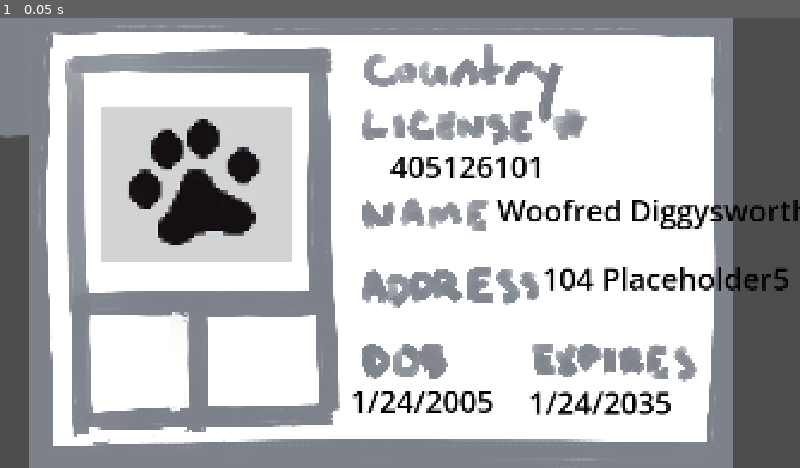
Above: before the commit, frame 1.
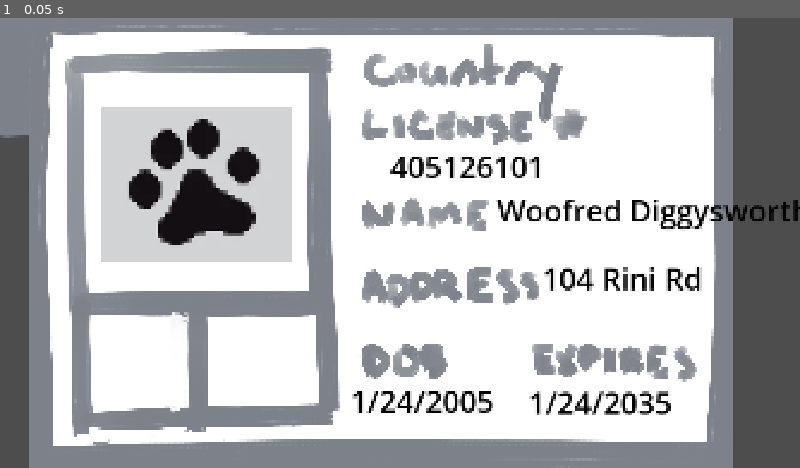
Above: after the commit, the same moment.

Repository: benjamin051000/ruff-night-out
Game: Godot game, scene res://tests/testidcheck.tscn
Two runs of this game, one before a commit and one after it. Both use one fixed random seed, a clock stepped at 60 frames per second and the inputs below. This scene is started directly instead of the project's main scene.
Inputs:
- Up to frame 1 (0.05 s): no input

The runs differ from the first frame. In frame 1, 0.6% of the frame differs, in the area x 76-99%, y 55-61%.

Commit message:
added street names

Diff:
--- a/src/minigames/id_check.gd
+++ b/src/minigames/id_check.gd
@@ -6,9 +6,8 @@
 	"King Barkthur of Wagsalot", "Lady Sheila Sniffums", "Barry Borkbottom",
 	"Woofred Diggysworth", "Bob Barker", "Bowow Boy", "Not A Cat",
 	"Barkley Wellington", "Trust Me, I'm A Dog"]
-var street_names = ["Placeholder1","Placeholder2","Placeholder3","Placeholder4",
-		"Placeholder5","Placeholder6","Placeholder7","Placeholder8",
-		"Placeholder9","Placeholder10"]
+var street_names = ["Ray Way","Cloudy Ct","Maisy Ln","Ollie Blvd",
+		"Rini Rd","Ratface Terrace","Gem Dr","Rhyme Pl"]
 var Guest
 var dogtype
 
